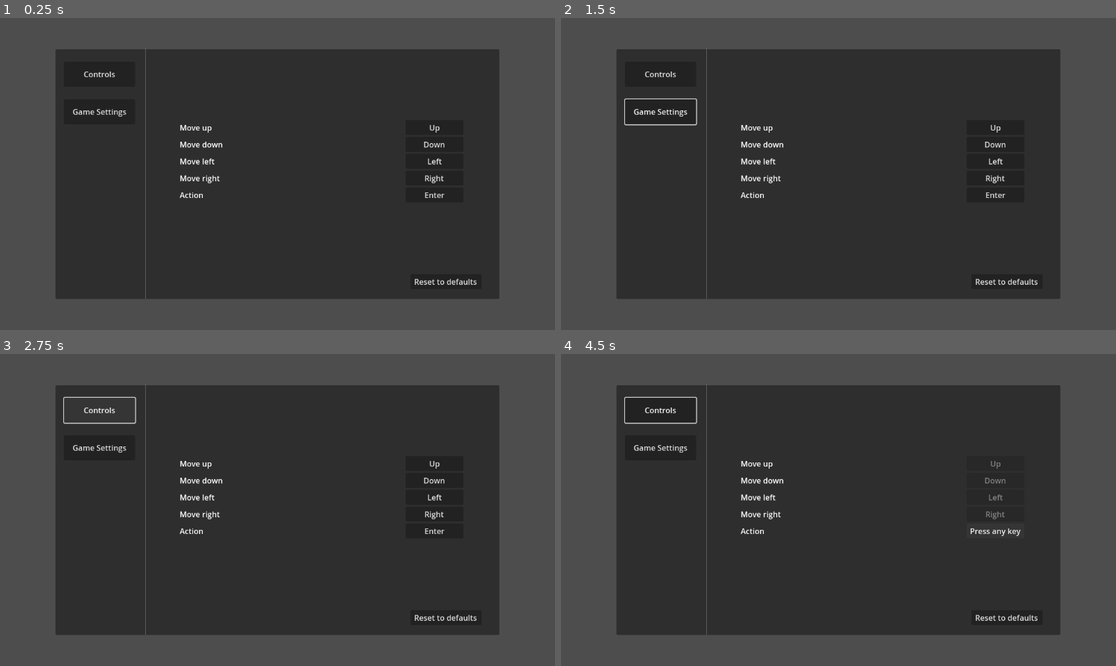
Above: before the commit, frames 1-4 (two rows, left to right).
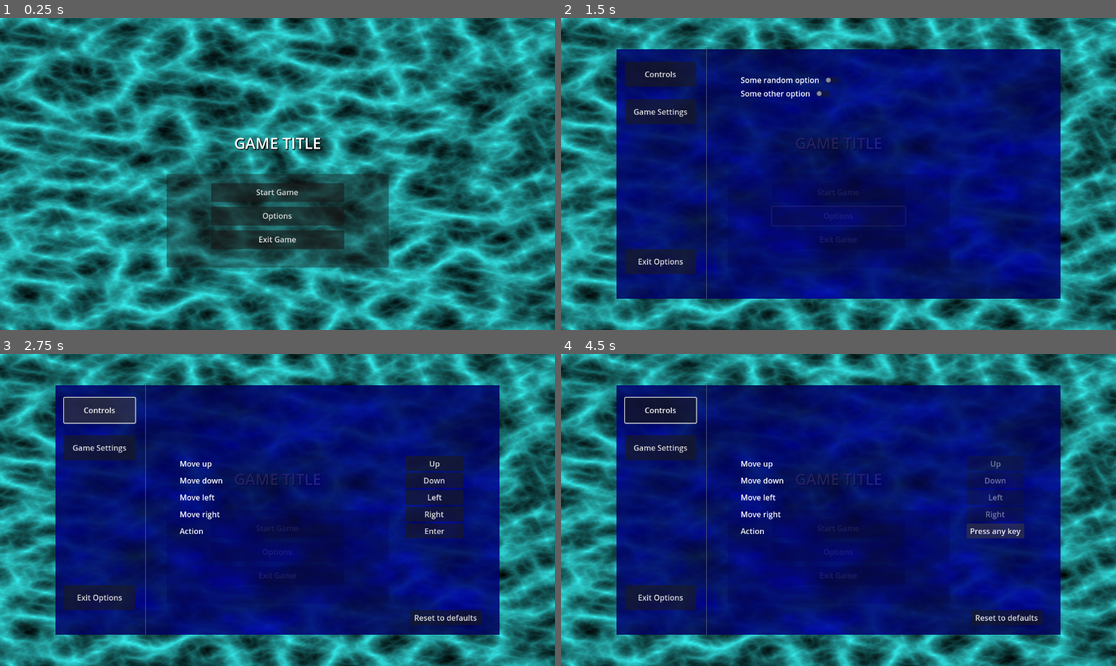
Above: after the commit, the same moments.

Repository: dkomnen/game_resources_mega_repo
Game: Godot game, scene res://templates/ui_elements/main_menu_screen/main_menu.tscn
Same seed, same stepped clock (60 frames per second), same inputs: the game is played once before the commit and once after it. This scene is started directly instead of the project's main scene. The engine's default icon, where the game draws it, is replaced by a stand-in: a white triangle on a blue panel in a dark square.
Inputs (mouse positions are in pixels of both pictures, inside the frame that each line leads up to):
- Up to frame 1 (0.25 s): no input
- Up to frame 2 (1.5 s): click (660, 111) at 0.5 s, where only the run before the commit has a clickable "Game Settings"; click (838, 217) at 1.25 s, where only the run after the commit has a clickable "Options"
- Up to frame 3 (2.75 s): click "Controls" at 2 s
- Up to frame 4 (4.5 s): click (838, 528) at 2.75 s, where only the run after the commit has a clickable "Start Game"; click (838, 528) at 3.5 s, where only the run after the commit has a clickable "Start Game"; click "Enter" at 4.25 s

The runs differ from the first frame. In frame 1, 95% of the frame differs, in the area x 0-100%, y 0-100%; in frame 2, 99%; in frame 3, 97%; in frame 4, 98%.

Commit message:
Complete start menu and options subscreens

Diff:
--- a/templates_project/scenes/top_down_test.tscn
+++ b/templates_project/scenes/top_down_test.tscn
@@ -12,8 +12,6 @@
 position = Vector2(1, 1)
 motion_mode = 1
 script = ExtResource("1_ynpkk")
-movement_speed = 200.0
-accelleration = 0.5
 
 [node name="Sprite2D" type="Sprite2D" parent="CharacterBody2D"]
 texture = ExtResource("2_pi7co")
--- a/templates_project/templates/player_controllers/top_down_controller/top_down_player_controller.gd
+++ b/templates_project/templates/player_controllers/top_down_controller/top_down_player_controller.gd
@@ -1,14 +1,16 @@
 extends CharacterBody2D
 
-@export var movement_speed: float = 100
-@export var accelleration: float = 0.1
+@export var movement_speed: float = 500
+@export var acceleration: float = 0.2
 
 var direction = Vector2()
 
-func _physics_process(delta):
+func _ready():
+	pass
+
+func _physics_process(_delta):
 	direction.x = Input.get_axis("ui_left", "ui_right")
 	direction.y =  Input.get_axis("ui_up", "ui_down")
-
-	velocity = velocity.lerp(direction.normalized() * movement_speed, accelleration * delta)
+	velocity = velocity.lerp(direction.normalized() * movement_speed, acceleration)
 
 	move_and_slide()
--- a/templates_project/templates/ui_elements/main_menu_screen/main_menu.tscn
+++ b/templates_project/templates/ui_elements/main_menu_screen/main_menu.tscn
@@ -1,7 +1,32 @@
-[gd_scene load_steps=3 format=3 uid="uid://bjxttqkx1lghe"]
-
+[gd_scene load_steps=11 format=3 uid="uid://bjxttqkx1lghe"]
+
+[ext_resource type="Script" path="res://templates/ui_elements/main_menu_screen/start_options.gd" id="1_khljk"]
 [ext_resource type="Script" path="res://templates/ui_elements/main_menu_screen/InputRemapping.gd" id="1_sx5g8"]
+[ext_resource type="Script" path="res://templates/ui_elements/main_menu_screen/options_sub_menu.gd" id="2_8mrvj"]
 [ext_resource type="PackedScene" uid="uid://bmknmhbckc83x" path="res://templates/ui_elements/main_menu_screen/remap_box.tscn" id="2_ypegs"]
+
+[sub_resource type="Gradient" id="Gradient_s48gu"]
+colors = PackedColorArray(0, 0, 0, 1, 0.227451, 1, 1, 1)
+
+[sub_resource type="FastNoiseLite" id="FastNoiseLite_tu7ud"]
+noise_type = 0
+fractal_type = 2
+
+[sub_resource type="NoiseTexture2D" id="NoiseTexture2D_v5xb1"]
+color_ramp = SubResource("Gradient_s48gu")
+noise = SubResource("FastNoiseLite_tu7ud")
+
+[sub_resource type="Gradient" id="Gradient_y3vgq"]
+offsets = PackedFloat32Array(0, 0.658065, 1)
+colors = PackedColorArray(0.0196078, 0.0196078, 0.223529, 1, 0, 0.0117647, 0.470588, 1, 0.00389869, 0, 0.694716, 1)
+
+[sub_resource type="FastNoiseLite" id="FastNoiseLite_apd74"]
+noise_type = 5
+frequency = 0.02
+
+[sub_resource type="NoiseTexture2D" id="NoiseTexture2D_r72iw"]
+color_ramp = SubResource("Gradient_y3vgq")
+noise = SubResource("FastNoiseLite_apd74")
 
 [node name="MainMenu" type="Control"]
 layout_mode = 3
@@ -12,8 +37,33 @@
 grow_vertical = 2
 size_flags_stretch_ratio = 0.0
 
+[node name="TextureRect" type="TextureRect" parent="."]
+layout_mode = 1
+anchors_preset = 15
+anchor_right = 1.0
+anchor_bottom = 1.0
+grow_horizontal = 2
+grow_vertical = 2
+texture = SubResource("NoiseTexture2D_v5xb1")
+
+[node name="Label" type="Label" parent="."]
+layout_mode = 1
+anchors_preset = -1
+anchor_left = 0.5
+anchor_top = 0.4
+anchor_right = 0.5
+anchor_bottom = 0.4
+grow_horizontal = 2
+grow_vertical = 2
+theme_override_colors/font_shadow_color = Color(0, 0, 0, 1)
+theme_override_constants/shadow_offset_x = 1
+theme_override_constants/shadow_offset_y = 1
+theme_override_constants/shadow_outline_size = 3
+theme_override_font_sizes/font_size = 32
+text = "GAME TITLE"
+horizontal_alignment = 1
+
 [node name="StartOptions" type="Control" parent="."]
-visible = false
 layout_mode = 1
 anchor_left = 0.3
 anchor_top = 0.5
@@ -21,6 +71,7 @@
 anchor_bottom = 0.8
 grow_horizontal = 2
 grow_vertical = 2
+script = ExtResource("1_khljk")
 
 [node name="Panel" type="Panel" parent="StartOptions"]
 self_modulate = Color(1, 1, 1, 0.654902)
@@ -59,6 +110,7 @@
 text = "Exit Game"
 
 [node name="OptionsScreen" type="Control" parent="."]
+visible = false
 layout_mode = 1
 anchor_left = 0.1
 anchor_top = 0.1
@@ -67,13 +119,15 @@
 grow_horizontal = 2
 grow_vertical = 2
 
-[node name="Panel" type="Panel" parent="OptionsScreen"]
-layout_mode = 1
-anchors_preset = 15
-anchor_right = 1.0
-anchor_bottom = 1.0
-grow_horizontal = 2
-grow_vertical = 2
+[node name="OptionsBackground" type="TextureRect" parent="OptionsScreen"]
+self_modulate = Color(1, 1, 1, 0.878431)
+layout_mode = 1
+anchors_preset = 15
+anchor_right = 1.0
+anchor_bottom = 1.0
+grow_horizontal = 2
+grow_vertical = 2
+texture = SubResource("NoiseTexture2D_r72iw")
 
 [node name="VSeparator" type="VSeparator" parent="OptionsScreen"]
 layout_mode = 1
@@ -92,6 +146,7 @@
 anchor_bottom = 1.0
 grow_horizontal = 2
 grow_vertical = 2
+script = ExtResource("2_8mrvj")
 
 [node name="Controls" type="Button" parent="OptionsScreen/OptionsSubMenus"]
 layout_mode = 1
@@ -111,6 +166,15 @@
 anchor_bottom = 0.3
 text = "Game Settings"
 
+[node name="ExitOptionsBtn" type="Button" parent="OptionsScreen/OptionsSubMenus"]
+layout_mode = 1
+anchors_preset = -1
+anchor_left = 0.1
+anchor_top = 0.8
+anchor_right = 0.9
+anchor_bottom = 0.9
+text = "Exit Options"
+
 [node name="OptionWindow" type="Control" parent="OptionsScreen"]
 layout_mode = 1
 anchor_left = 0.2
@@ -118,6 +182,7 @@
 anchor_bottom = 1.0
 
 [node name="InputRemapping" type="Control" parent="OptionsScreen/OptionWindow"]
+visible = false
 layout_mode = 1
 anchors_preset = 15
 anchor_right = 1.0
@@ -150,6 +215,52 @@
 anchor_top = 0.9
 anchor_right = 0.95
 anchor_bottom = 0.95
+focus_mode = 0
 text = "Reset to defaults"
 
+[node name="GameSettings" type="Control" parent="OptionsScreen/OptionWindow"]
+visible = false
+layout_mode = 1
+anchors_preset = 15
+anchor_right = 1.0
+anchor_bottom = 1.0
+grow_horizontal = 2
+grow_vertical = 2
+
+[node name="VBoxContainer" type="VBoxContainer" parent="OptionsScreen/OptionWindow/GameSettings"]
+layout_mode = 1
+anchors_preset = -1
+anchor_left = 0.1
+anchor_top = 0.1
+anchor_right = 0.9
+anchor_bottom = 0.9
+offset_right = 40.0
+offset_bottom = 40.0
+
+[node name="HBoxContainer" type="HBoxContainer" parent="OptionsScreen/OptionWindow/GameSettings/VBoxContainer"]
+layout_mode = 2
+
+[node name="Label" type="Label" parent="OptionsScreen/OptionWindow/GameSettings/VBoxContainer/HBoxContainer"]
+layout_mode = 2
+text = "Some random option"
+
+[node name="CheckButton" type="CheckButton" parent="OptionsScreen/OptionWindow/GameSettings/VBoxContainer/HBoxContainer"]
+layout_mode = 2
+
+[node name="HBoxContainer2" type="HBoxContainer" parent="OptionsScreen/OptionWindow/GameSettings/VBoxContainer"]
+layout_mode = 2
+
+[node name="Label" type="Label" parent="OptionsScreen/OptionWindow/GameSettings/VBoxContainer/HBoxContainer2"]
+layout_mode = 2
+text = "Some other option"
+
+[node name="CheckButton" type="CheckButton" parent="OptionsScreen/OptionWindow/GameSettings/VBoxContainer/HBoxContainer2"]
+layout_mode = 2
+
+[connection signal="button_up" from="StartOptions/StartGameBtn" to="StartOptions" method="_on_start_game_btn_button_up"]
+[connection signal="button_up" from="StartOptions/OptionsBtn" to="StartOptions" method="_on_options_btn_button_up"]
+[connection signal="button_up" from="StartOptions/ExitGameBtn" to="StartOptions" method="_on_exit_game_btn_button_up"]
+[connection signal="button_up" from="OptionsScreen/OptionsSubMenus/Controls" to="OptionsScreen/OptionsSubMenus" method="_on_submenu_button_up" binds= [0]]
+[connection signal="button_up" from="OptionsScreen/OptionsSubMenus/GameSettings" to="OptionsScreen/OptionsSubMenus" method="_on_submenu_button_up" binds= [1]]
+[connection signal="button_up" from="OptionsScreen/OptionsSubMenus/ExitOptionsBtn" to="StartOptions" method="_on_exit_options_btn_button_up"]
 [connection signal="pressed" from="OptionsScreen/OptionWindow/InputRemapping/ResetControlsButton" to="OptionsScreen/OptionWindow/InputRemapping" method="_on_reset_controls_button_pressed"]
--- /dev/null
+++ b/templates_project/templates/ui_elements/main_menu_screen/options_sub_menu.gd
@@ -0,0 +1,18 @@
+extends Control
+
+var current_active = 1
+# Called when the node enters the scene tree for the first time.
+func _ready():
+	get_parent().get_node("OptionWindow").get_child(current_active).visible = true
+
+
+# Called every frame. 'delta' is the elapsed time since the previous frame.
+func _process(delta):
+	pass
+
+
+func _on_submenu_button_up(submenu_id:int):
+	var option_window = get_parent().get_node("OptionWindow")
+	option_window.get_child(current_active).visible = false
+	option_window.get_child(submenu_id).visible = true
+	current_active = submenu_id
--- /dev/null
+++ b/templates_project/templates/ui_elements/main_menu_screen/start_options.gd
@@ -0,0 +1,28 @@
+extends Control
+
+@onready
+var options_screen = get_tree().get_root().get_node("MainMenu/OptionsScreen")
+var start_game_scene = load("res://scenes/top_down_test.tscn")
+
+# Called when the node enters the scene tree for the first time.
+func _ready():
+	pass # Replace with function body.
+
+
+# Called every frame. 'delta' is the elapsed time since the previous frame.
+func _process(delta):
+	pass
+
+
+func _on_start_game_btn_button_up():
+	get_tree().change_scene_to_packed(start_game_scene)
+
+func _on_options_btn_button_up():
+	options_screen.visible = true
+
+func _on_exit_game_btn_button_up():
+	get_tree().quit()
+
+
+func _on_exit_options_btn_button_up():
+	options_screen.visible = false
